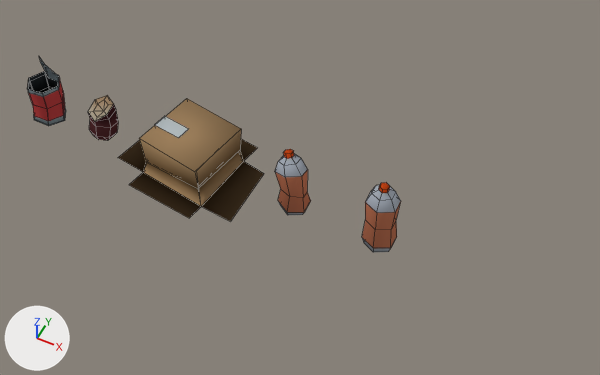
An edit to the Blender file assets/blender/TrashProps.blend, drawn before and after from the same camera.
One viewpoint serves both versions: a 50 mm camera at (5.01, -4.41, 5.58) aimed at (2.78, 0.05, 0.01). Every picture has the same lights, and +X, +Y and +Z are marked at lower left. Mesh edges are drawn as thin lines.

The first picture shows 'BeanCan', 'BigBean', 'Bottle', 'BottleSmushed', 'CardboardBox'.
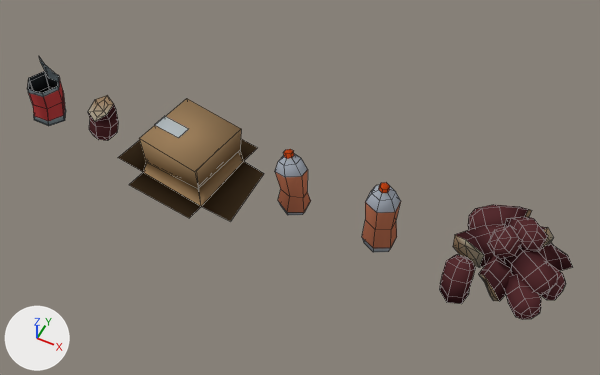
Patch to the scene script:
```diff
--- a/assets/blender/TrashProps.blend.py
+++ b/assets/blender/TrashProps.blend.py
@@ me_cylinder_005 @@
+me_cylinder_005.from_pydata(...)  # 396 vertices, 451 faces; spans x -0.483..0.477, y -0.476..0.634, z -0.118..0.525
+me_cylinder_005.polygons.foreach_set('use_smooth', [True] * 451)
+me_cylinder_005.materials.append(mat_material)  # its picture is missing
@@ ob_beanpile @@
+ob_beanpile = bpy.data.objects.new('BeanPile', me_cylinder_005)
+ob_beanpile.location = (4.709, 0.0, 0.0)
```

What differs and where, as boxes (x1, y1, x2, y2) in the pictures (600 x 375 px):
'BeanPile', added (brown): after (439, 205, 573, 319)
